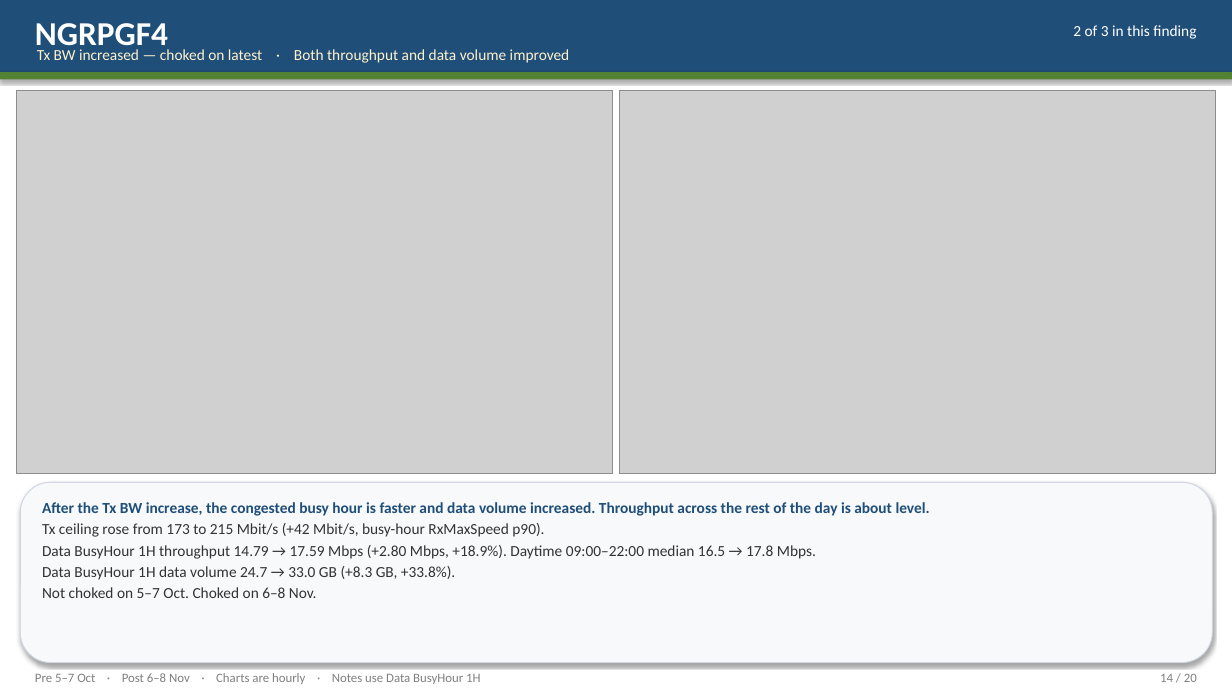
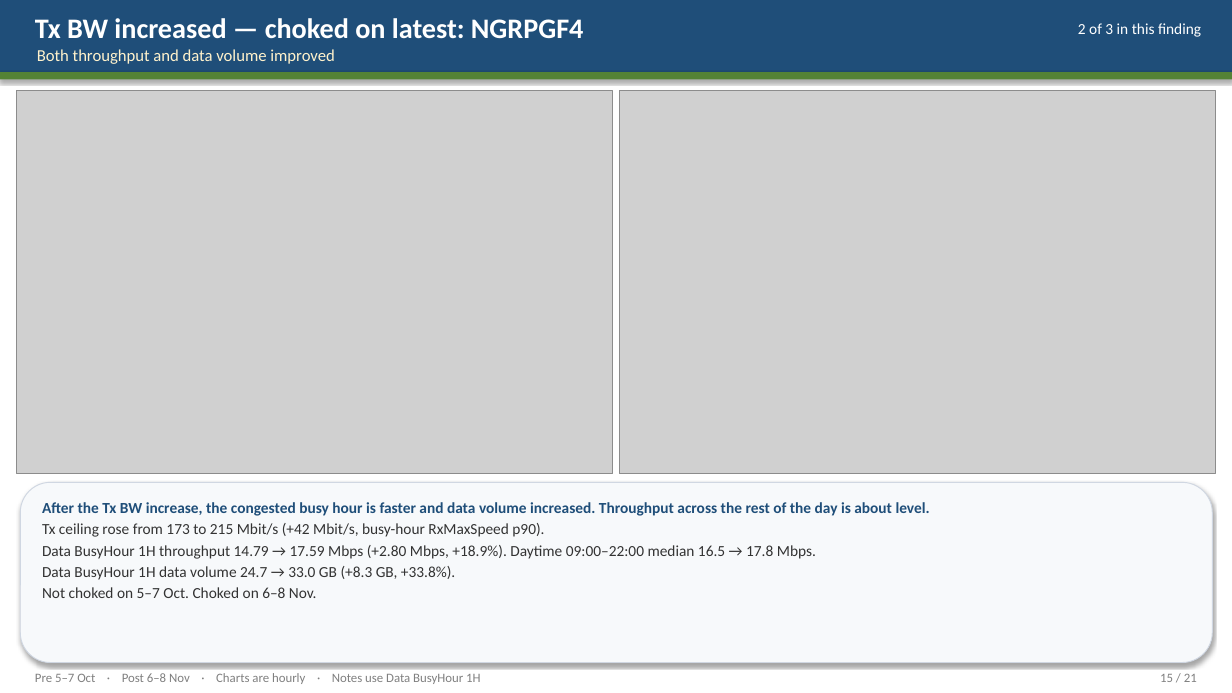
Before and after one commit to miles4482/Transport-Network-KPI-Check, a slide deck: slide 15 of Comparison_v1_Findings_5Oct_vs_6Nov.pptx (slide 14 before the commit). Drawn at 1232x693 pixels with LibreOffice and Linux fonts; fonts in the diff are those of the drawing; grey boxes stand for pictures. Boxes give left, top, right and bottom in pixels: in the first picture for what was removed or moved away, otherwise in the second. Text is boxed around its words. In the diff, an @@ line names an element or a change of style, - is before the commit and + after.

```diff
--- a/Comparison_v1_Findings_5Oct_vs_6Nov.pptx
+++ b/Comparison_v1_Findings_5Oct_vs_6Nov.pptx
@@ text at (35, 18, 584, 39): text changed; size 26 to 22 pt @@
-NGRPGF4
+Tx BW increased — choked on latest: NGRPGF4
@@ text "2 of 3 in this ...": place and size @@
-text "2 of 3 in this ..." at (1073, 25, 1196, 39)
+text "2 of 3 in this ..." at (1078, 23, 1201, 37)
@@ text at (37, 49, 334, 64): text changed; size 12 to 13 pt @@
-Tx BW increased — choked on latest · Both throughput and data volume improved
+Both throughput and data volume improved
@@ text at (1160, 674, 1197, 682): text changed @@
-14 / 20
+15 / 21
```
Also in this commit, not shown: 19 other slides changed, 1 slide added, 1 other file.
